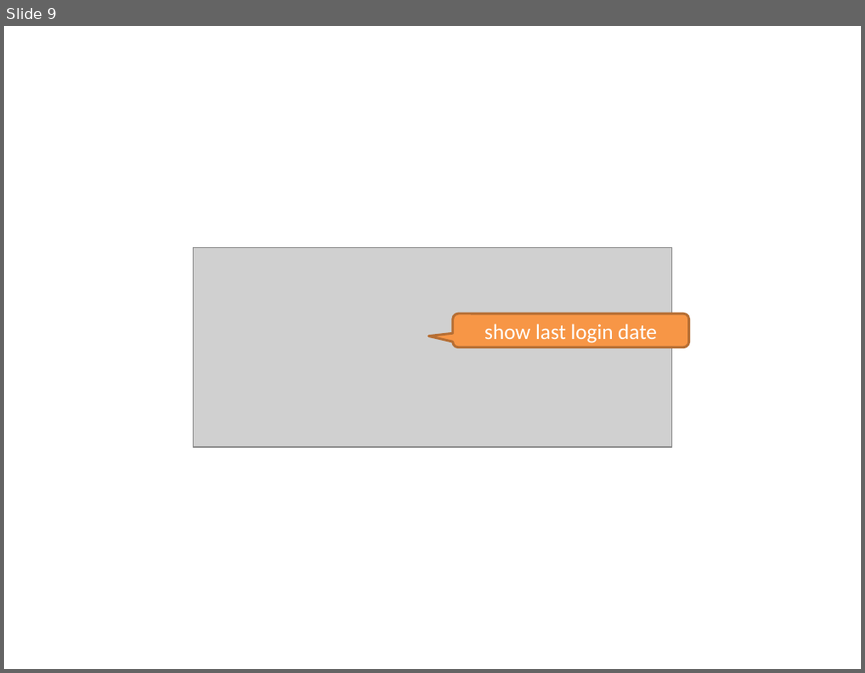
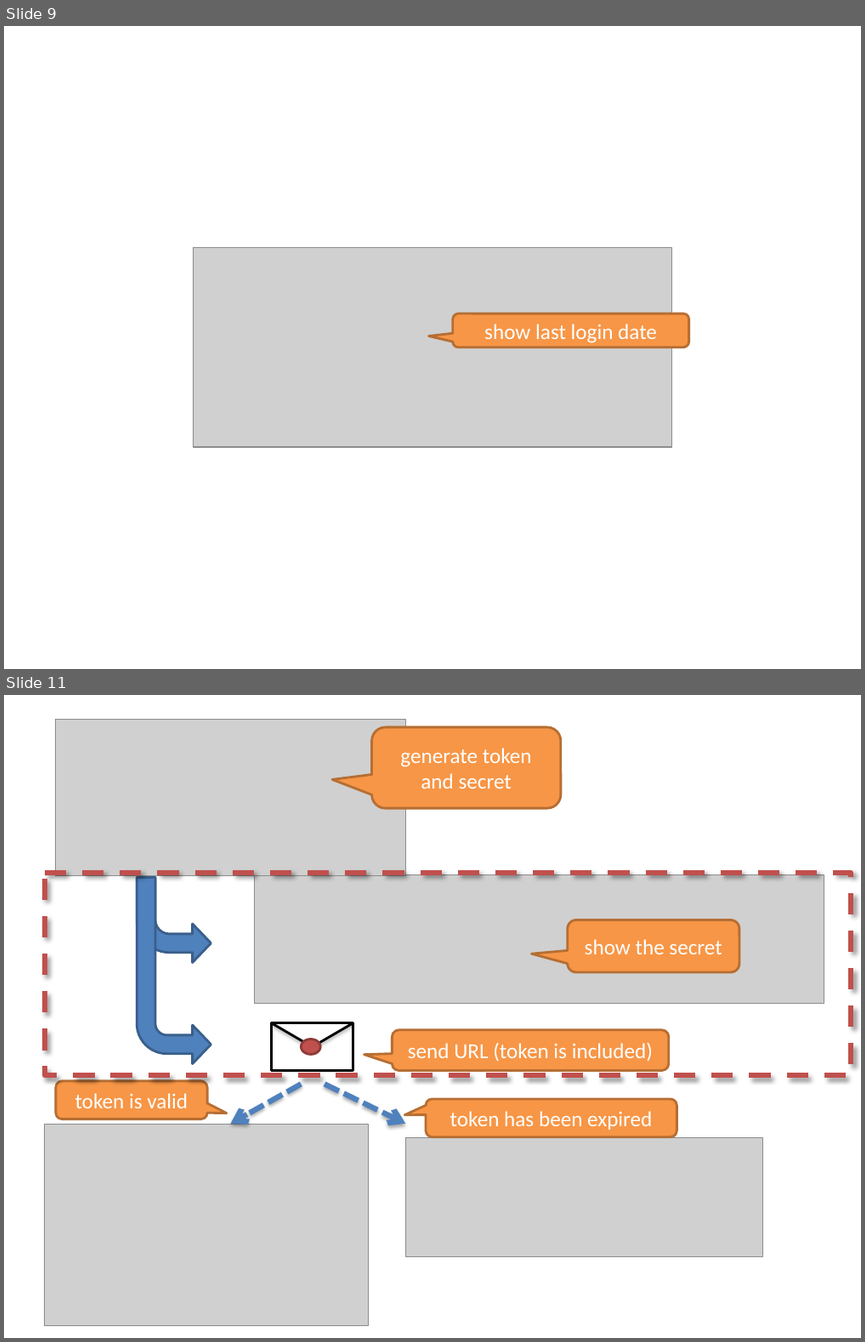
Before and after one commit to ynojima/guideline, a slide deck: source/Security/images_SecureLoginDemo/materialSecureLoginDemo.pptx. Shown one above the other, each under a label of ours: slide 9 before the commit, slides 9 and 11 after it; the slides between them are not shown. The pictures are 865x673 and 865x1342 pixels, drawn with LibreOffice and Linux fonts; fonts in the diff are those of the drawing; grey boxes stand for pictures. Boxes give left, top, right and bottom in pixels: in the first picture for what was removed or moved away, otherwise in the second. Text is boxed around its words. In the diff, an @@ line names an element or a change of style, - is before the commit and + after.

```diff
--- a/source/Security/images_SecureLoginDemo/materialSecureLoginDemo.pptx
+++ b/source/Security/images_SecureLoginDemo/materialSecureLoginDemo.pptx
@@ slide 11 added at bbox=[4, 695, 861, 1338], background #FFFFFF @@
@@ picture added at bbox=[55, 720, 405, 876] @@
@@ rounded speech box added at bbox=[371, 727, 560, 808], fill #F79646, outline #B76F34 2 pt, 18 pt, text #FFFFFF @@
+generate token and secret
@@ rectangle added at bbox=[45, 873, 851, 1075], outline #C0504D 4.5 pt dashed @@
@@ bent arrow added at bbox=[137, 878, 211, 962], fill #4F81BD, outline #3A5F8C 2 pt @@
@@ bent arrow added at bbox=[137, 878, 211, 1063], fill #4F81BD, outline #3A5F8C 2 pt @@
@@ picture added at bbox=[254, 875, 824, 1004] @@
@@ rounded speech box added at bbox=[567, 919, 739, 972], fill #F79646, outline #B76F34 2 pt, 18 pt, text #FFFFFF @@
+show the secret
@@ rectangle added at bbox=[271, 1023, 352, 1071], fill #FFFFFF, outline #000000 2 pt @@
@@ line added from (271, 1023) to (313, 1046), #000000 2 pt @@
@@ line added from (313, 1046) to (352, 1023), #000000 2 pt @@
@@ ellipse added at bbox=[302, 1038, 321, 1054], fill #C0504D, outline #8E3B39 2 pt @@
@@ rounded speech box added at bbox=[392, 1030, 669, 1071], fill #F79646, outline #B76F34 2 pt, 18 pt, text #FFFFFF @@
+send URL (token is included)
@@ rounded speech box added at bbox=[55, 1081, 207, 1118], fill #F79646, outline #B76F34 2 pt, 18 pt, text #FFFFFF @@
+token is valid
@@ arrow added from (302, 1084) to (230, 1123), #4F81BD 4.5 pt dashed @@
@@ arrow added from (324, 1084) to (406, 1123), #4F81BD 4.5 pt dashed @@
@@ rounded speech box added at bbox=[426, 1099, 676, 1136], fill #F79646, outline #B76F34 2 pt, 18 pt, text #FFFFFF @@
+token has been expired
@@ picture added at bbox=[45, 1124, 369, 1325] @@
@@ picture added at bbox=[406, 1138, 763, 1257] @@
```
Also in this commit, not shown: 2 slides changed, 1 other slide added, 6 other files.
